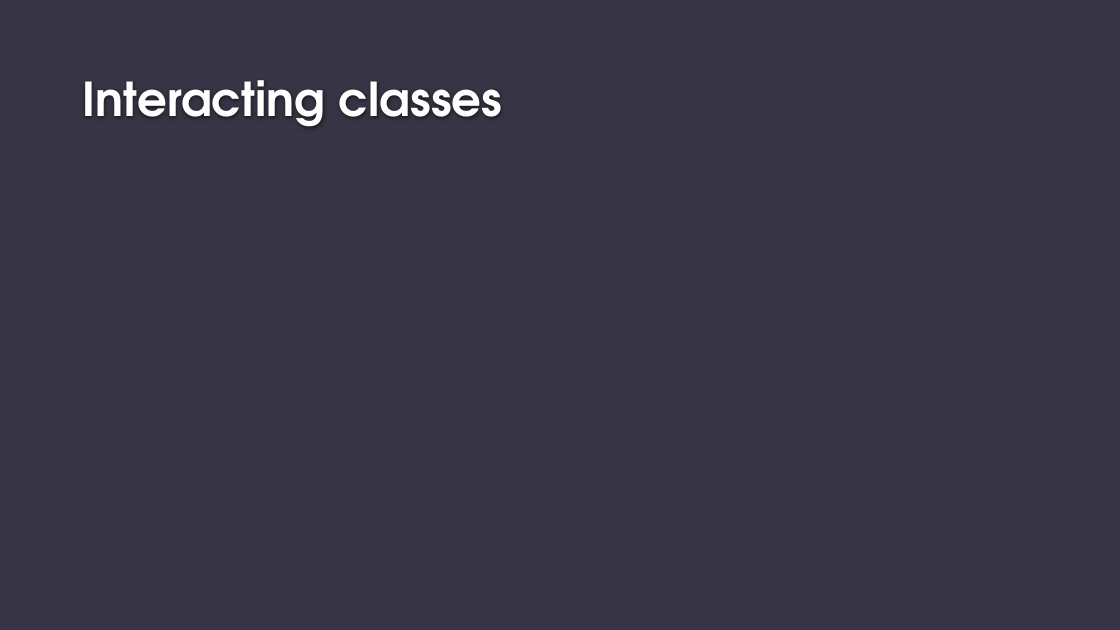
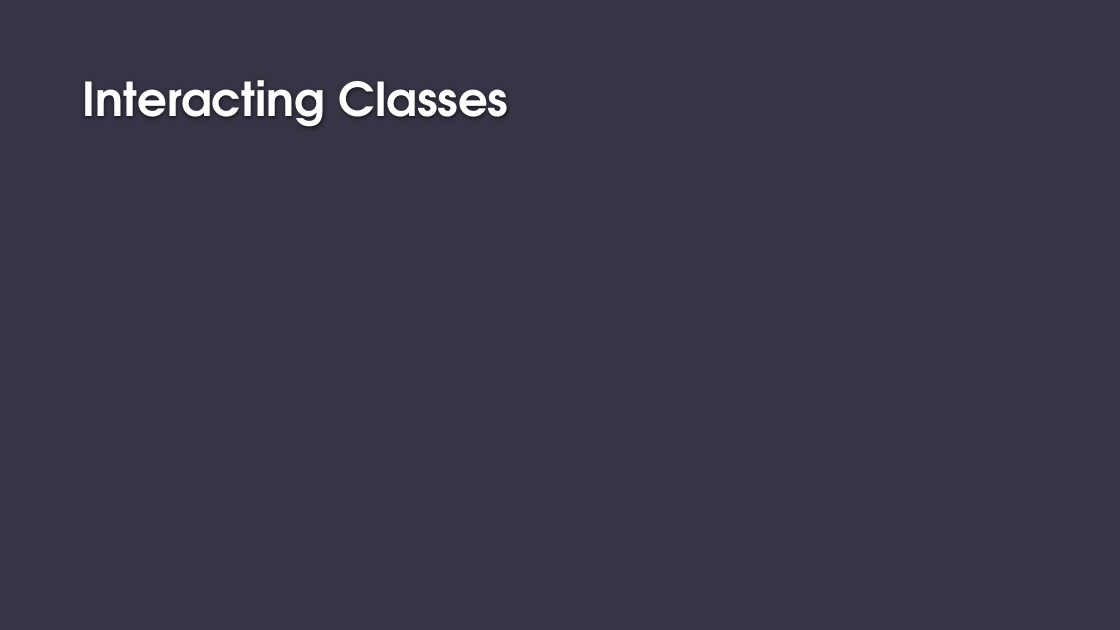
Before and after one commit to eliaruehle/py_course, a slide deck: slide 10 of presentations/LESSON_4.pptx. Drawn at 1120x630 pixels with LibreOffice and Linux fonts; fonts in the diff are those of the drawing; background and template pictures are left out. Boxes give left, top, right and bottom in pixels: in the first picture for what was removed or moved away, otherwise in the second. Text is boxed around its words. In the diff, an @@ line names an element or a change of style, - is before the commit and + after.

```diff
--- a/presentations/LESSON_4.pptx
+++ b/presentations/LESSON_4.pptx
@@ title at (x1=83, y1=80, x2=509, y2=126): text changed @@
-Interacting classes
+Interacting Classes
```
Also in this commit, not shown: 8 other slides changed.
